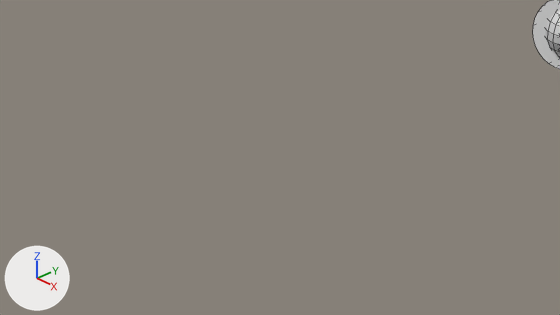
What one commit did to the Blender file blender/HealthAmmo.blend.
Rendered twice from the file's camera 'Camera'. Arrows for +X, +Y and +Z are at lower left; the lights stay in place. The older version comes first. Mesh edges are drawn as thin lines.

Names of what the first picture shows: 'Health'.
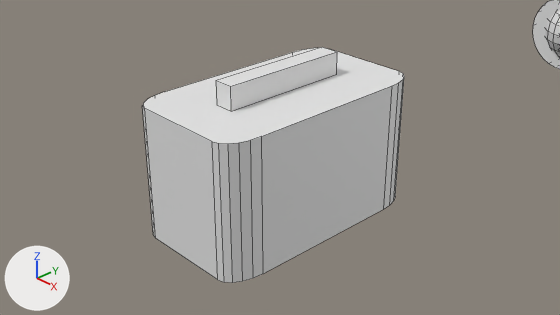
Changed parts and their boxes [x1, y1, x2, y2] in the pictures (560 x 315 px):
'Ammo', added
    after: [142, 47, 404, 283]

The change in detail:
Mesh me_cube_001 is new.
It has 56 vertices, 32 faces and spans x -1.0..1.0, y -1.0..1.0, z -1.0..1.34.
Object 'Ammo' (ob_ammo) is new; it shows me_cube_001.
Its location is (0.0, 0.0, 0.0).
Its scale is (1.0, 1.76, 1.0).
